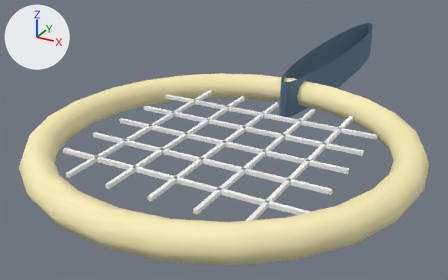
Before and after pictures for a commit that changed the glTF model projects/SmashRally3D/app/public/assets/models/racket.glb.
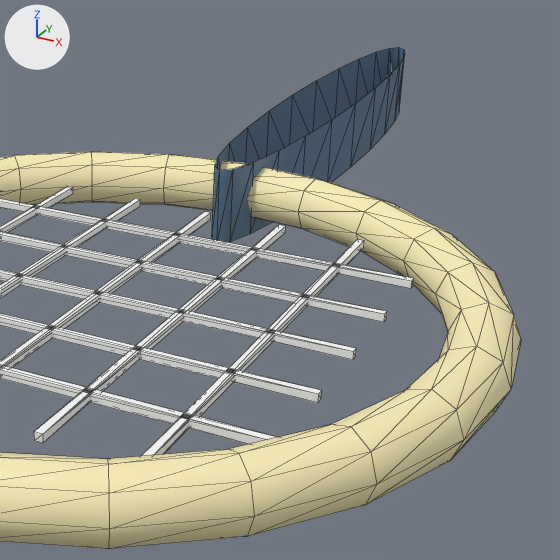
Old and new are each drawn whole from a 50 mm lens placed at (0.276, -0.502, 0.255), pointed at (-0.053, 0.097, -0.044) and again close up on the part from 39% to 100% of the width and 0% to 97% of the height. Every picture has the same lights, and +X, +Y and +Z are marked at upper left. The first two pictures are the older version. The close-ups show mesh edges as thin lines. Where no turn or scale is listed for an object, it has been applied to the vertices.

Names of what the first close-up shows: 'frame', 'grip', 'string', 'string.001', 'string.002', 'string.003', 'string.004', 'string.005', 'string.006', 'string.007', 'string.008', 'string.009'.
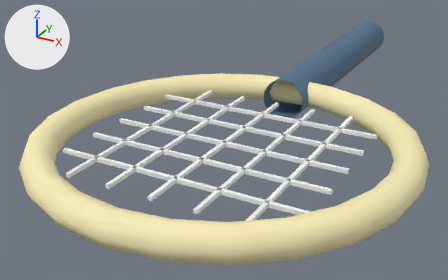
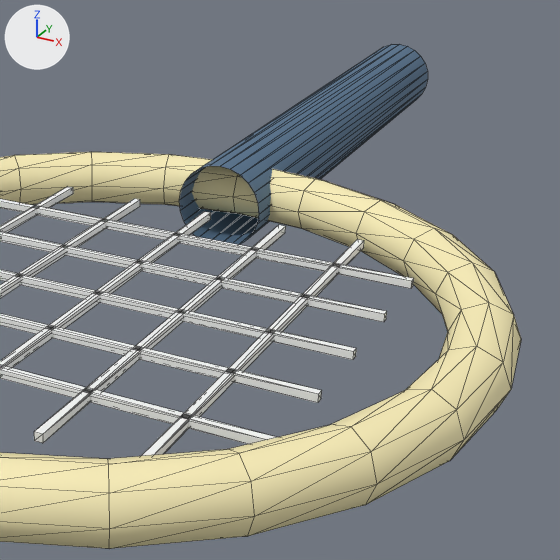
Changed parts and their boxes [x1, y1, x2, y2] in the close-ups (560 x 560 px):
'grip', turned, rescaled
    before: [212, 47, 405, 242]
    after: [179, 44, 428, 245]

What the commit changed:
Object 'grip' (ob_grip) turns from (0, 0, 0) to (90, 0, 0) degrees about x, y and z.
Object 'grip' (ob_grip) is rescaled from (0.045, 0.35, 0.045) to (0.05, 0.05, 0.35).
